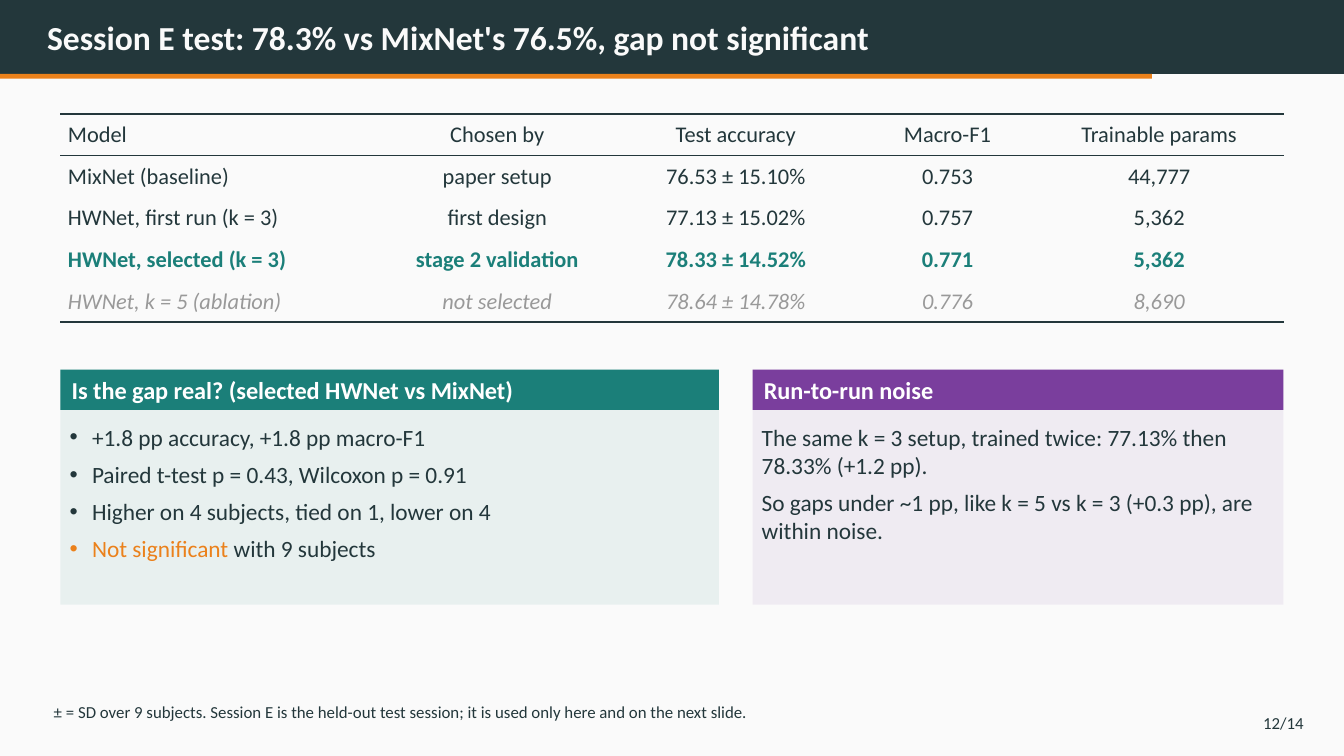
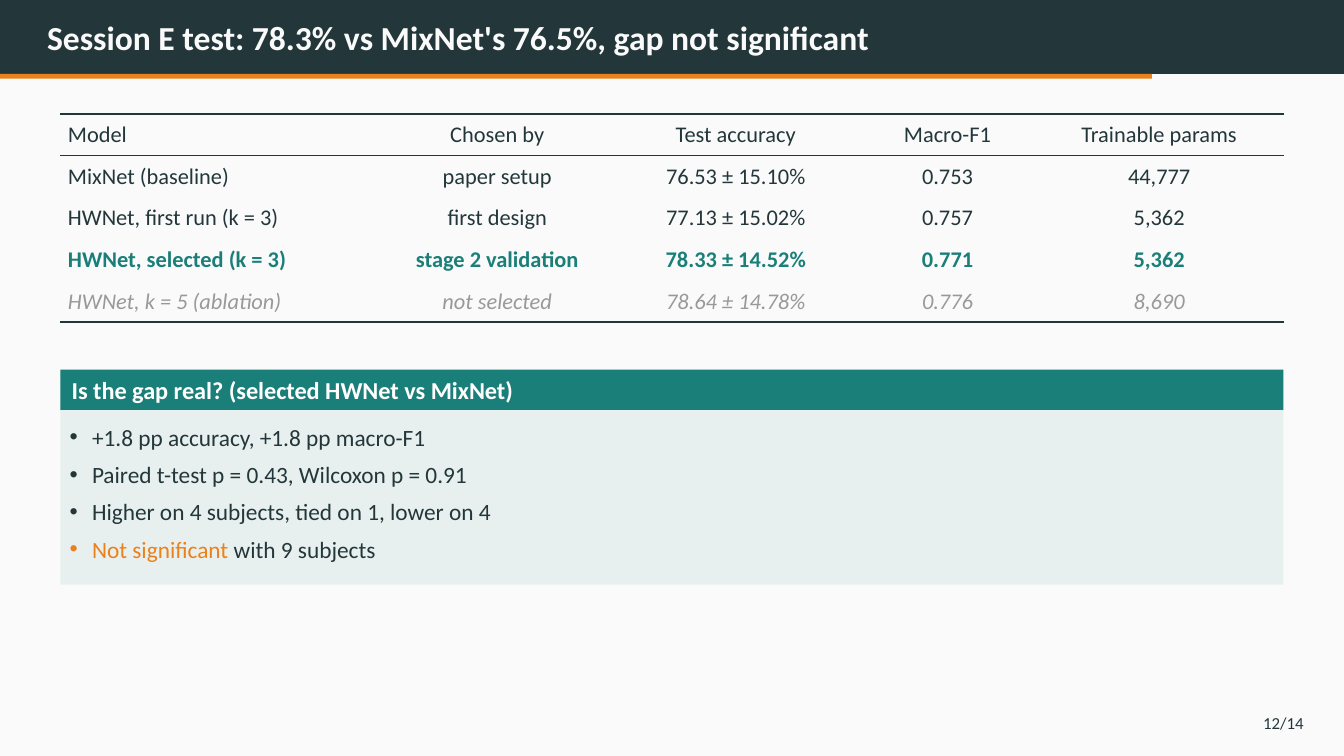
Before and after one commit to pratch/frontier-hw-bci, a slide deck: slide 12 of docs/final_slides/HWNet_Final_Presentation.pptx. Drawn at 1344x756 pixels with LibreOffice and Linux fonts; fonts in the diff are those of the drawing. Boxes give left, top, right and bottom in pixels: in the first picture for what was removed or moved away, otherwise in the second. Text is boxed around its words. In the diff, an @@ line names an element or a change of style, - is before the commit and + after.

```diff
--- a/docs/final_slides/HWNet_Final_Presentation.pptx
+++ b/docs/final_slides/HWNet_Final_Presentation.pptx
@@ rectangle "Is the gap real? (selected ...": place and size @@
-rectangle "Is the gap real? (selected ..." at box(60, 370, 719, 410)
+rectangle "Is the gap real? (selected ..." at box(60, 370, 1284, 410)
@@ rectangle: place and size @@
-rectangle at box(60, 370, 719, 605)
+rectangle at box(60, 370, 1284, 585)
@@ rectangle removed at box(753, 370, 1284, 605) @@
@@ rectangle removed at box(753, 370, 1284, 410) @@
-Run-to-run noise
@@ text removed at box(762, 429, 1253, 539) @@
-The same k = 3 setup, trained twice: 77.13% then 78.33% (+1.2 pp).
-So gaps under ~1 pp, like k = 5 vs k = 3 (+0.3 pp), are within noise.
@@ text removed at box(78, 706, 747, 721) @@
-± = SD over 9 subjects. Session E is the held-out test session; it is used only here and on the next slide.
```
Also in this commit, not shown: 4 other slides changed.
